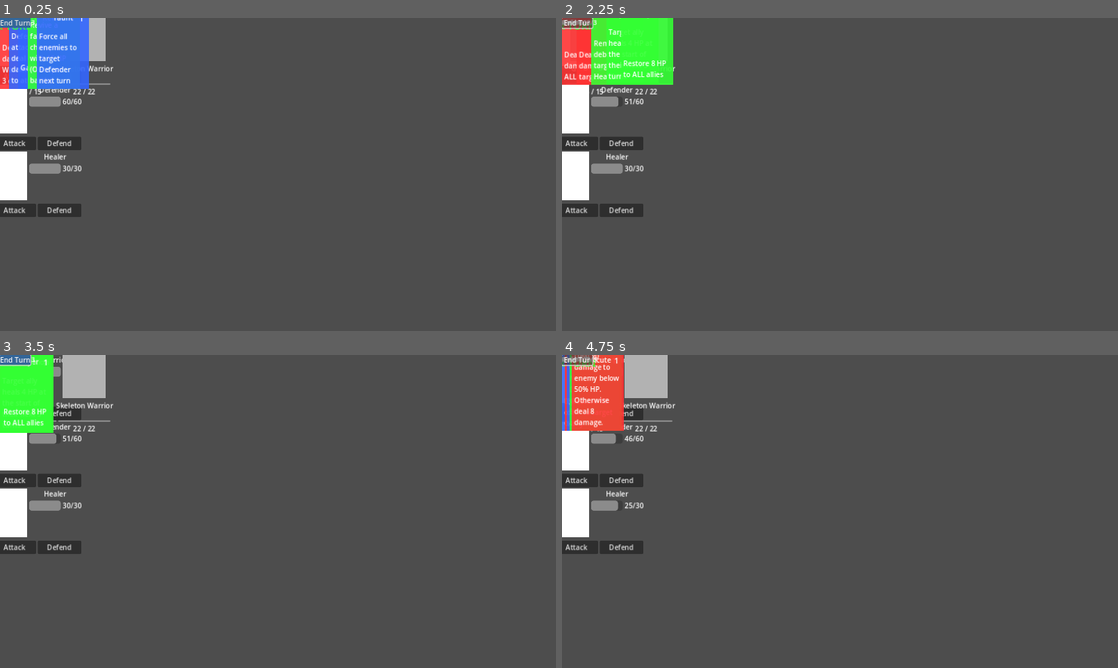
Above: before the commit, frames 1-4 (two rows, left to right).
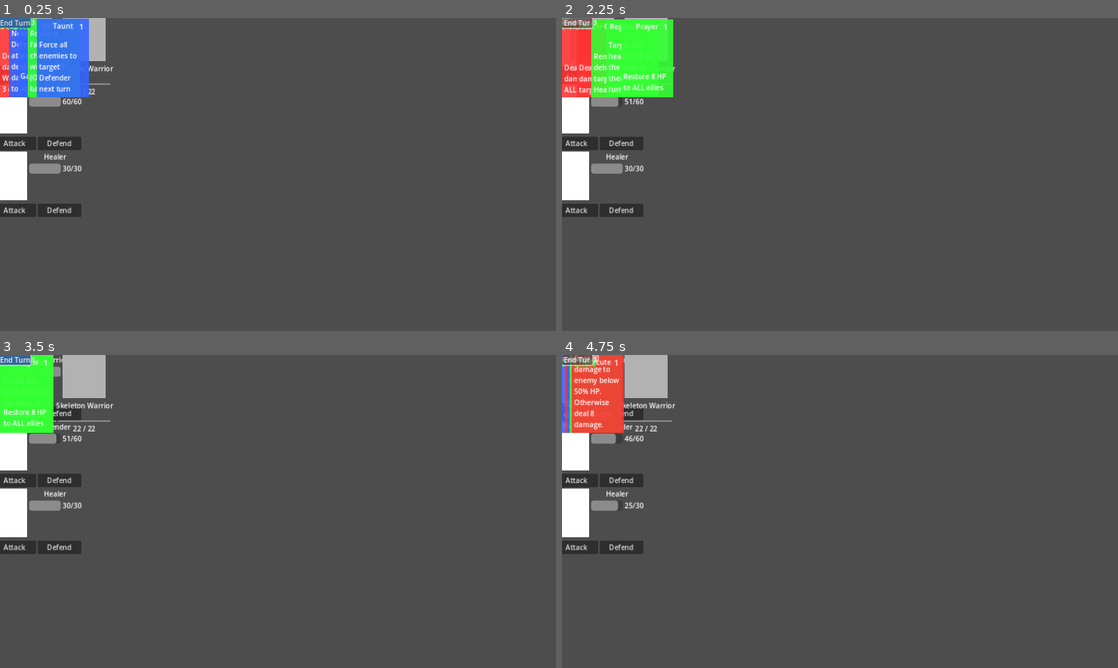
Above: after the commit, the same moments.

Repository: DaveEstey/als-tavern
Game: Godot game, scene res://scenes/battle/battle_scene.tscn
Two runs of this game, one before a commit and one after it. Both use one fixed random seed, a clock stepped at 60 frames per second and the inputs below. This scene is started directly instead of the project's main scene.
Inputs:
- Up to frame 1 (0.25 s): no input
- Up to frame 2 (2.25 s): click "Attack" at 0.5 s; click "Defend" at 1.25 s; click "End Turn" at 2 s
- Up to frame 3 (3.5 s): click "Attack" at 2.75 s
- Up to frame 4 (4.75 s): click "Defend" at 3.5 s; click "End Turn" at 4.25 s

The runs differ from the first frame. In frame 1, 1.4% of the frame differs, in the area x 0-16%, y 0-26%; in frame 2, 1.7%, in the area x 0-20%, y 0-26%; in frame 3, 0.1%; in frame 4, 0.7%.

Commit message:
Fix card layout, enemy displays, and data loading issues
Fixed multiple layout and type issues preventing proper battle display:

1. Fixed card_dropped signal type mismatch (card_ui.gd lines 32, 215-223):
   - Error: "Cannot convert argument 3 from Array to Array"
   - Changed signal from Array to Array[int]
   - Added type conversion loop for target_indices
   - Fixes crash when dropping cards on champions

2. Fixed card position storage during drag (card_ui.gd lines 184-188):
   - Cards were returning to top-left (0,0) after drag
   - Root cause: Storing global_position after set_as_top_level(true)
   - Solution: Store position relative to parent before going top-level
   - Formula: parent.global_position + position
   - Cards now return to correct position in hand

3. Fixed enemy display positioning (battle_scene.tscn lines 58-65):
   - Enemies were appearing beside champions instead of right side
   - Changed anchors from 0.8-1.0 to 0.75-0.95
   - Added alignment = 1 to center enemies in container
   - Enemies now properly positioned on right side of screen

4. Fixed hand positioning (battle_scene.tscn lines 81-86):
   - Hand was too high and narrow
   - Changed top anchor from 0.85 to 0.75 (more visible)
   - Changed width from 0.25-0.75 to 0.2-0.8 (wider)
   - Changed offsets for better padding
   - Hand now at bottom with proper spacing

Layout now:
- Champions: Left column (0-20% width)
- Enemies: Right side (75-95% width), centered vertically
- Hand: Bottom center (20-80% width, 75-100% height)
- Cards: Spread evenly in hand, return correctly after drag

All positioning issues resolved.

Diff:
--- a/scenes/battle/battle_scene.tscn
+++ b/scenes/battle/battle_scene.tscn
@@ -55,13 +55,14 @@
 
 [node name="EnemiesContainer" type="HBoxContainer" parent="."]
 layout_mode = 1
-anchors_left = 0.8
+anchors_left = 0.75
 anchors_top = 0.1
-anchors_right = 1.0
+anchors_right = 0.95
 anchors_bottom = 0.9
 offset_left = 10.0
 offset_right = -10.0
 separation = 10
+alignment = 1
 
 [node name="EnemyDisplay1" parent="EnemiesContainer" instance=ExtResource("4")]
 custom_minimum_size = Vector2(120, 200)
@@ -77,11 +78,12 @@
 
 [node name="Hand" type="Control" parent="."]
 layout_mode = 1
-anchors_left = 0.25
-anchors_top = 0.85
-anchors_right = 0.75
+anchors_left = 0.2
+anchors_top = 0.75
+anchors_right = 0.8
 anchors_bottom = 1.0
-offset_top = -100.0
+offset_top = 10.0
+offset_bottom = -10.0
 script = ExtResource("5")
 
 [node name="CardsContainer" type="HBoxContainer" parent="Hand"]
--- a/scripts/ui/card_ui.gd
+++ b/scripts/ui/card_ui.gd
@@ -29,7 +29,7 @@
 
 ## Emitted when card is dropped on a champion
 ## Parameters: card_id, champion_index, target_indices (affected units/areas)
-signal card_dropped(card_id: String, champion_index: int, target_indices: Array)
+signal card_dropped(card_id: String, champion_index: int, target_indices: Array[int])
 
 
 # ============================================================================
@@ -180,7 +180,12 @@
 	Stores original position and calculates mouse offset for smooth dragging.
 	"""
 	is_being_dragged = true
-	original_position = global_position
+
+	# Store position in parent's coordinate system before going top-level
+	if get_parent():
+		original_position = get_parent().global_position + position
+	else:
+		original_position = global_position
 
 	# Make this card render on top and move freely
 	set_as_top_level(true)
@@ -212,12 +217,15 @@
 	# Check if we have a valid champion target
 	if selected_champion_index >= 0:
 		# Valid drop on champion
-		var target_indices: Array = []
+		var target_indices: Array[int] = []
 
 		# Add any additional target information if needed
 		# (e.g., if card targets multiple units)
 		if card_data.has("target_indices"):
-			target_indices = card_data.get("target_indices", [])
+			var raw_targets = card_data.get("target_indices", [])
+			for t in raw_targets:
+				if t is int:
+					target_indices.append(t)
 
 		# Emit the drop signal
 		card_dropped.emit(
